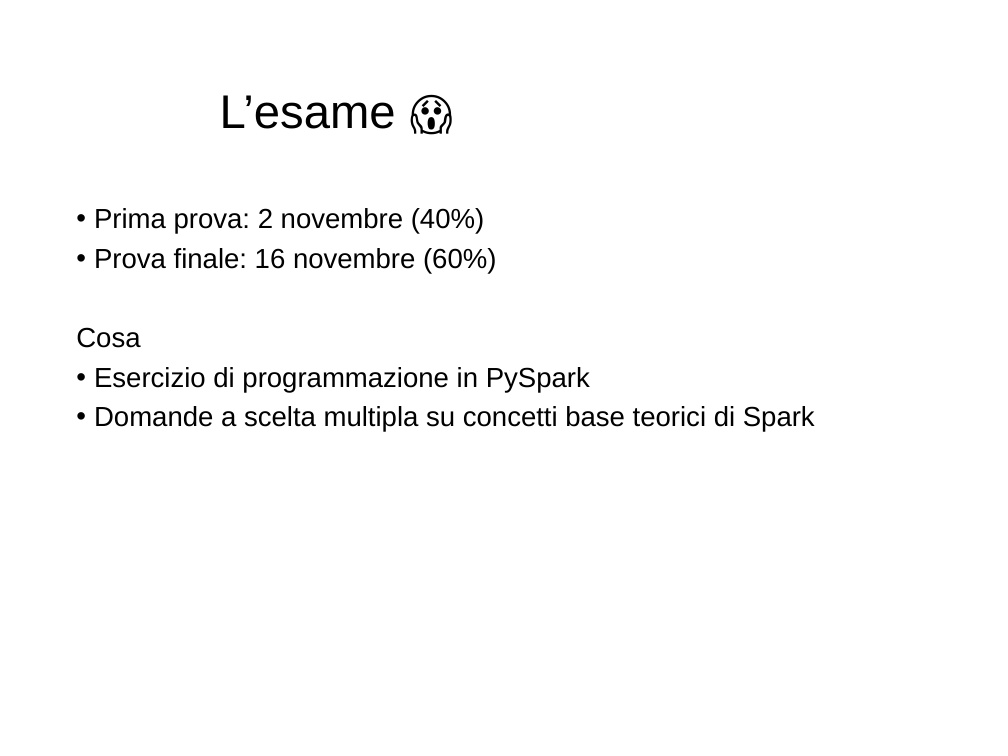
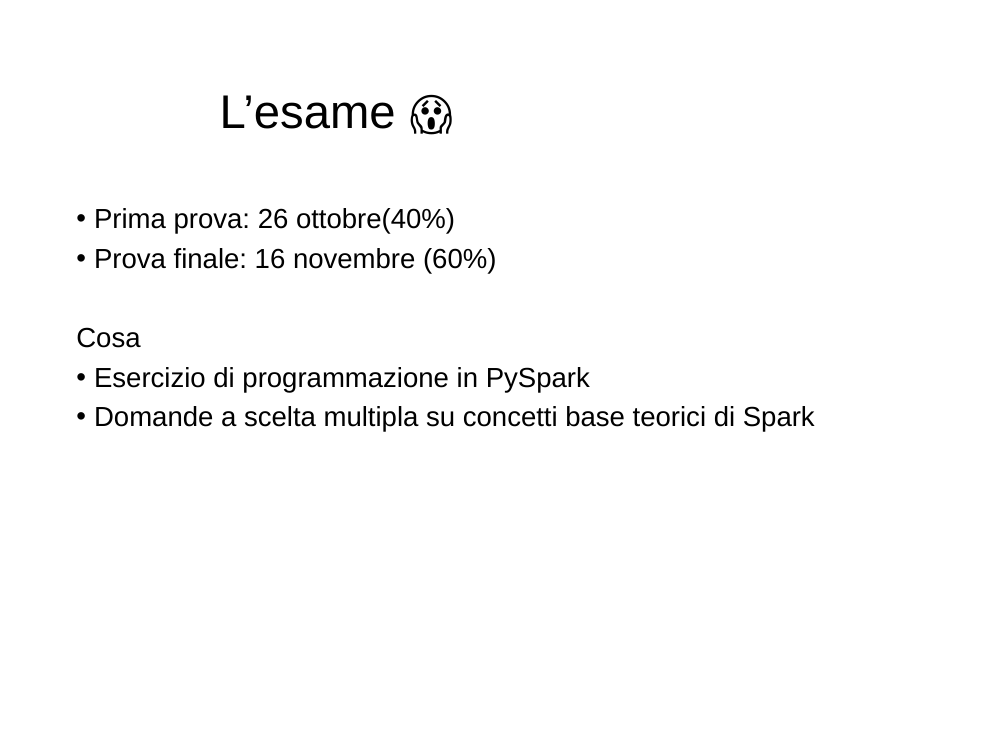
Before and after one commit to Marco-Santoni/databricks-from-scratch, a slide deck: slide 3 of training-spark/0_Intro_v1.pptx. Drawn at 1008x756 pixels with LibreOffice and Linux fonts; fonts in the diff are those of the drawing; background and template pictures are left out. Boxes give left, top, right and bottom in pixels: in the first picture for what was removed or moved away, otherwise in the second. Text is boxed around its words. In the diff, an @@ line names an element or a change of style, - is before the commit and + after.

```diff
--- a/training-spark/0_Intro_v1.pptx
+++ b/training-spark/0_Intro_v1.pptx
@@ text at [94,208,455,234]: text changed @@
-• Prima prova: 2 novembre (40%)
+• Prima prova: 26 ottobre(40%)
```
Also in this commit, not shown: 1 other file.
